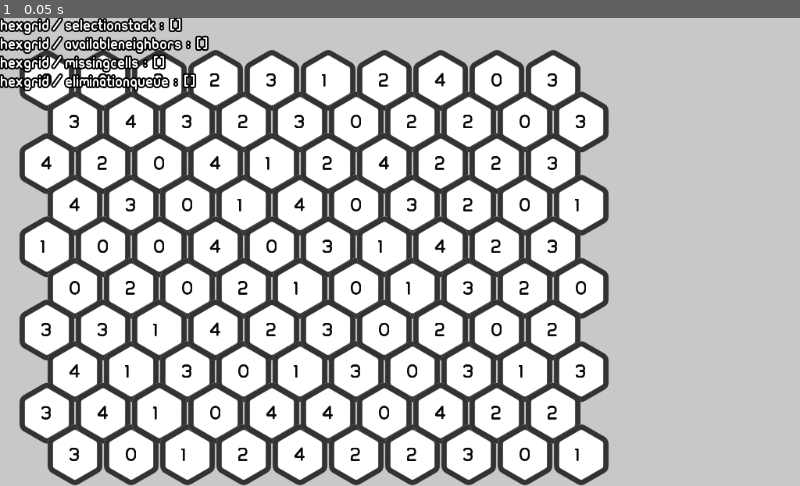
Above: before the commit, frame 1.
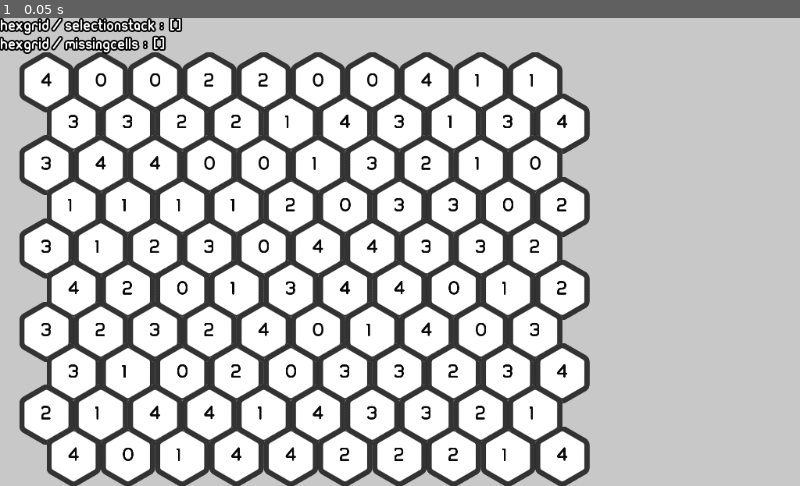
Above: after the commit, the same moment.

Repository: balmeidaa/hexagon
Game: Godot game, scene res://Main.tscn
The game is run twice, just before and just after one commit, with the same random seed, the same clock (stepped at 60 frames per second) and the same inputs.
Inputs:
- Up to frame 1 (0.05 s): no input

The runs differ from the first frame. In frame 1, 33% of the frame differs, in the area x 0-77%, y 3-100%.

Commit message:
Cells drops & reappear if no cells area above them

Diff:
--- a/HexCell.gd
+++ b/HexCell.gd
@@ -19,6 +19,8 @@
                 move_to()
             "remove":
                 remove()
+            "appear":
+                appear()
             _:
                 pass
 
@@ -52,10 +54,15 @@
     TweenAnimator.start()
 
 
+func appear():
+    TweenAnimator.interpolate_property(self, "scale",
+    self.scale * 0.2, self.scale, 0.8,
+    Tween.TRANS_QUINT, Tween.EASE_OUT)
 
-func circular_motion():
-    var radius = $Self.position.distance_to(nextPosition)/2
-    pass
+    TweenAnimator.interpolate_property(self, "modulate",
+    Color(1, 1, 1, 0), Color(1, 1, 1, 1), 0.8,
+    Tween.TRANS_QUINT, Tween.EASE_IN)
+    TweenAnimator.start()
 
 func remove():
     TweenAnimator.interpolate_property(self, "scale",
--- a/HexCell.tscn
+++ b/HexCell.tscn
@@ -3,9 +3,9 @@
 [ext_resource path="res://HexCell.gd" type="Script" id=1]
 [ext_resource path="res://Assets/Img/hex.png" type="Texture" id=2]
 [ext_resource path="res://Assets/Fonts/ubuntu.ttf" type="DynamicFontData" id=3]
-[ext_resource path="res://Assets/Img/hex_disabled.png" type="Texture" id=4]
+[ext_resource path="res://Assets/Img/hex - disabled.png" type="Texture" id=4]
 [ext_resource path="res://Assets/Img/hex_over.png" type="Texture" id=5]
-[ext_resource path="res://Assets/Img/hex_pressed.png" type="Texture" id=6]
+[ext_resource path="res://Assets/Img/hex - pressed.png" type="Texture" id=6]
 [ext_resource path="res://Assets/Img/map.png" type="BitMap" id=7]
 
 [sub_resource type="DynamicFont" id=1]
@@ -17,10 +17,10 @@
 script = ExtResource( 1 )
 
 [node name="Button" type="TextureButton" parent="."]
-margin_left = -72.0
-margin_top = -80.0
-margin_right = 72.0
-margin_bottom = 80.0
+margin_left = -70.0
+margin_top = -76.0
+margin_right = 69.0
+margin_bottom = 84.0
 toggle_mode = true
 action_mode = 0
 texture_normal = ExtResource( 2 )
--- a/HexGrid.gd
+++ b/HexGrid.gd
@@ -29,27 +29,51 @@
         "L-R": [Vector2(-1, 0), Vector2(1, 0)],
         "UpL-LoR":[Vector2(0, -1), Vector2(1, 1)],
         "LoL-UpR": [Vector2(0, 1), Vector2(1, -1)]
-       },
-
+       }
 ]
 var gridSize = Vector2(0,0)
 var col = 0
 var row = 0
 var grid = []
-
+var vectorScale = Vector2(0,0)
 var selectionStack = []
 var eliminationQueue = []
 var availableNeighbors = []
 var missingCells = []
 var gridArea = Rect2(origin, origin)
 
+var ready_for_drop = false
 const hex_factory = preload("res://HexCell.tscn")
 
 
 func _ready():
-    #util.rng.randomize()
+    util.rng.randomize()
     CellEventHandler.connect("cell_pressed", self, "cell_handler")
     CellEventHandler.connect("cell_removed", self, "cell_remover")
+
+func _process(_delta):
+
+    if eliminationQueue.size() > 0:
+        self.set_process(false)
+        for coord in eliminationQueue:
+            var cell = get_cell(coord)
+            cell.set_animation_state("remove")
+        eliminationQueue.clear()
+        self.set_process(true)
+
+    if missingCells.size() > 0 and check_non_null_cells():
+        self.set_process(false)
+        drop_cells()
+        self.set_process(true)
+
+# Hay celdas no nulas en la lista?
+func check_non_null_cells()->bool:
+    for cell in missingCells:
+        if is_instance_valid(grid[int(cell.x)][int(cell.y)]):
+            return false
+    return true
+
+
 
 func cell_remover(coordinates: Vector2):
     var node = get_cell(coordinates)
@@ -73,8 +97,8 @@
                 availableNeighbors.clear()
              elif availableNeighbors.has(coordinates):
                 selectionStack.push_back(coordinates)
+                swap_cells()
                 set_cells_state(selectionStack, 'pressed', false)
-                swap_cells()
                 check_cells_type()
                 selectionStack.clear()
                 availableNeighbors.clear()
@@ -86,17 +110,14 @@
     for hexCell in selectionStack:
         eliminationQueue += get_neighbors_w_direction(hexCell, get_cell_type(hexCell))
     missingCells += eliminationQueue
-#buggg!
+
+
 func get_neighbors_w_direction(coord : Vector2, type :int)-> Array:
-
     var cells = []
     var parity = int(coord.y) & 1
-    print("axisNeigbors for" + String(coord) + " type " +String(type))
     for axis in axis_direction[parity].keys():
         var axisNeigbors = []
-        print(axis)
         axisNeigbors += get_line_cells(coord, axis, type)
-        #print(axisNeigbors)
         if axisNeigbors.size() >= 2:
             cells += axisNeigbors
     if cells.size() > 1:
@@ -112,7 +133,6 @@
 
     for index in range(axis_dir_list.size()):
         nextCell = coord + axis_dir_list[index]
-        print(axis_dir_list[index])
         while next:
             if grid_has_cell(nextCell):
                 var nextType = get_cell_type(nextCell)
@@ -151,7 +171,7 @@
     return grid[int(coord.x)][int(coord.y)]
 
 func grid_has_cell(coord : Vector2)->bool:
-    return (gridArea.has_point(coord) and not missingCells.has(coord))
+    return (gridArea.has_point(coord) and  is_instance_valid(grid[int(coord.x)][int(coord.y)]))
 
 func set_offset() -> void:
     var cell = hex_factory.instance()
@@ -171,40 +191,15 @@
     grid[int(selectionStack[0].x)][int(selectionStack[0].y)].set_coord(selectionStack[0])
     grid[int(selectionStack[1].x)][int(selectionStack[1].y)].set_coord(selectionStack[1])
 
-    # We swap screen positions too
-    # TODO use animation handler send { node , vector2d"}
-
-#    var swapQueue = []
-#    var animation = 'move_to'
-#    for stack in selectionStack:
-#        var node = grid[int(stack.x)][int(stack.y)]
-#        var nextPosition = node.position
-#        node.set_animation_state("move_to", nextPosition)
-#        var dict = {
-#            "node": node,
-#            "animationType": animation,
-#            "nextPosition": nextPosition
-#           }
-#        swapQueue.append(dict)
-#    animationHandler.setQueueAnimation(swapQueue)
     grid[int(selectionStack[0].x)][int(selectionStack[0].y)].set_animation_state("move_to", cellAPos)
     grid[int(selectionStack[1].x)][int(selectionStack[1].y)].set_animation_state("move_to", cellBPos)
 
 
-func create_hex(x : int, y : int, scale : Vector2):
+func create_hex(x : int, y : int):
     var cell = hex_factory.instance()
-    var offsetX = 0
-    if (y%2)==1:
-        offsetX = offset.x/4
-
-    else:
-        offsetX = 0
-
-    var posx = screenWoffset + (offset.x/2 * x) + offsetX
-    var posy = screenHOffset + (offset.y/3 * y)
-    var position = Vector2(posx,posy)
+    var position = get_screen_position(x, y)
     cell.position = position
-    cell.scale = scale
+    cell.scale = vectorScale
     cell.init(Vector2(x, y),  util.random())
 
     # remove debug code
@@ -215,23 +210,76 @@
     add_child(cell)
     return cell
 
-func create_grid(vectorScale : Vector2, vectorGridSize : Vector2):
+func get_screen_position(x : int, y : int):
+     var offsetX = 0
+
+     if (y%2)==1:
+        offsetX = offset.x/4
+     else:
+        offsetX = 0
+
+     var posx = screenWoffset + (offset.x/2 * x) + offsetX
+     var posy = screenHOffset + (offset.y/3 * y)
+     return Vector2(posx,posy)
+
+func create_grid(scale : Vector2, vectorGridSize : Vector2):
     set_offset()
     gridSize = vectorGridSize
     gridArea = Rect2(origin, gridSize)
     col = vectorGridSize.x
     row = vectorGridSize.y
-
+    vectorScale = scale
     for x in range(col):
         grid.append([])
         grid[x]=[]
         for y in range(row):
             grid[x].append([])
-            grid[x][y]=create_hex(x, y, vectorScale)
-
-func _process(_delta):
-    if eliminationQueue.size() > 0:
-        for coord in eliminationQueue:
-            var cell = get_cell(coord)
-            cell.set_animation_state("remove")
-        eliminationQueue.clear()
+            grid[x][y]=create_hex(x, y)
+
+func drop_cells():
+    #"UpL-LoR":[Vector2(0, -1), Vector2(1, 1)], usar 0
+    #"LoL-UpR": [Vector2(0, 1), Vector2(1, -1)] usar 1
+    missingCells.sort_custom(self, "sort_cells")
+    while missingCells.size() > 0:
+        print(missingCells)
+        var voidCell = missingCells.pop_front()
+
+        var parity = int(voidCell.y) & 1
+        var UpLeftCell = voidCell + axis_direction[parity]["UpL-LoR"][0]
+        var UpRightCell = voidCell + axis_direction[parity]["LoL-UpR"][1]
+
+        var hasBoth =  (grid_has_cell(UpLeftCell) and  grid_has_cell(UpRightCell))
+        var direction = util.rng.randi_range(0, 1)
+
+        if hasBoth:
+            if direction:
+                move_cell_to(UpRightCell, voidCell)
+            else:
+                move_cell_to(UpLeftCell, voidCell)
+
+        elif grid_has_cell(UpLeftCell):
+            move_cell_to(UpLeftCell, voidCell)
+
+        elif grid_has_cell(UpRightCell):
+             move_cell_to(UpRightCell, voidCell)
+        elif voidCell.y == 0:
+            drop_new([voidCell])
+        else:
+            missingCells.append(voidCell)
+
+func drop_new(newCells:Array):
+    for new in newCells:
+        var node = create_hex(int(new.x),0)
+        grid[int(new.x)][0] = node
+        node.set_animation_state("appear")
+
+func move_cell_to(origin:Vector2, destination:Vector2):
+    var cell = get_cell(origin)
+    grid[int(origin.x)][int(origin.y)] = null
+    grid[int(destination.x)][int(destination.y)] = cell
+    cell.set_coord(destination)
+    cell.set_animation_state("move_to", get_screen_position(int(destination.x), int(destination.y)))
+    missingCells.append(origin)
+
+func sort_cells(a:Vector2, b:Vector2):
+    return a.y > b.y
--- a/Main.gd
+++ b/Main.gd
@@ -12,9 +12,9 @@
     var vectorGridSize = Vector2(10,10)
     $HexGrid.create_grid(vectorScale, vectorGridSize)
     $Debugger.add_property($HexGrid, "selectionStack", "")
-    $Debugger.add_property($HexGrid, "availableNeighbors", "")
+   # $Debugger.add_property($HexGrid, "availableNeighbors", "")
     $Debugger.add_property($HexGrid, "missingCells", "")
-    $Debugger.add_property($HexGrid, "eliminationQueue", "")
+   # $Debugger.add_property($HexGrid, "eliminationQueue", "")
 # Called every frame. 'delta' is the elapsed time since the previous frame.
 #func _process(delta):
 #    pass
Binary file added: Assets/Img/bup.png
Not shown, added: Assets/Img/bup.png.import
Binary file added: Assets/Img/hex - disabled.png
Not shown, added: Assets/Img/hex - disabled.png.import
Binary file added: Assets/Img/hex - pressed.png
Not shown, added: Assets/Img/hex - pressed.png.import
Binary file changed: Assets/Img/hex.png
Binary file removed: Assets/Img/hex_disabled.png
Binary file changed: Assets/Img/hex_over.png
Binary file removed: Assets/Img/hex_pressed.png
Binary file changed: Assets/Img/map.png
